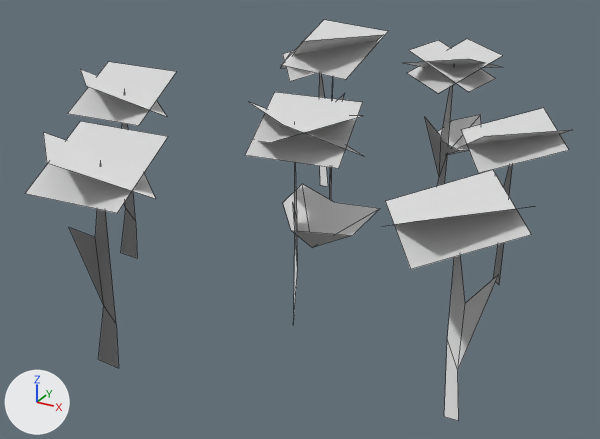
A saved change to the OBJ model Assets/Media/Models/grass flowers mush/flower group01.obj.
One viewpoint serves both versions: a 50 mm camera at (102.7, -196.8, 111.4) aimed at (0.7, -11.2, 18.6). Arrows for +X, +Y and +Z are at lower left; the lights stay in place. Mesh edges are drawn as thin lines. Where no turn or scale is listed for an object, it has been applied to the vertices.

The first picture shows 'Flower_13_LOD0'.
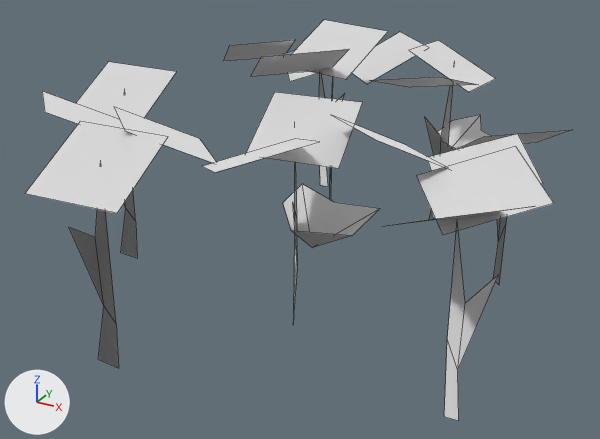
Edits to the bpy script that builds the scene:
```text
Change me_flower_13_lod0:
    where me_flower_13_lod0.from_pydata(...)  # 142 vertices, 50 faces; spans x -67.0..73.0, y -85.0..76.0, z -2.0..65.0
    used by ob_flower_13_lod0; location = (0.0, 0.0, 0.0)
    me_flower_13_lod0 part 1: the loose piece of 4 vertices spanning x -67.0..-36.0, y -36.0..-5.0, z 45.0..56.0 is moved by (8.0, -23.0, 0.0)
    me_flower_13_lod0 part 2: the loose piece of 4 vertices spanning x -21.0..10.0, y 5.0..36.0, z 54.0..65.0 is moved by (0.0, -22.0, 0.0)
    me_flower_13_lod0 part 3: the loose piece of 4 vertices spanning x 35.0..66.0, y 0.0..30.0, z 37.0..48.0 is moved by (0.0, -26.0, 0.0)
    me_flower_13_lod0 part 4: the loose piece of 4 vertices spanning x -47.0..-16.0, y 45.0..76.0, z 41.0..52.0 is moved by (-24.0, 0.0, 0.0)
    me_flower_13_lod0 part 5: the loose piece of 4 vertices spanning x 4.0..35.0, y 39.0..70.0, z 45.0..56.0 is moved by (-24.0, 0.0, 0.0)
    me_flower_13_lod0 part 6: the loose piece of 4 vertices spanning x 6.0..33.0, y 42.0..67.0, z 45.0..56.0 is moved by (0.0, -25.0, 0.0)
    me_flower_13_lod0 part 7: the loose piece of 4 vertices spanning x -33.0..-1.0, y -85.0..-54.0, z 45.0..56.0 is moved by (0.0, 24.0, 0.0)
    me_flower_13_lod0 part 8: the loose piece of 4 vertices spanning x -5.0..26.0, y -43.0..-10.0, z 45.0..56.0 is moved by (0.0, -22.0, 0.0)
    me_flower_13_lod0 part 9: the loose piece of 4 vertices spanning x -5.0..26.0, y -41.0..-11.0, z 45.0..56.0 is moved by (23.0, 0.0, 0.0)
    me_flower_13_lod0 part 10: the loose piece of 4 vertices spanning x 41.0..73.0, y -66.0..-35.0, z 41.0..52.0 is moved by (0.0, 17.0, 0.0)
```

Changed parts and their boxes (x1, y1, x2, y2) in the pictures (600 x 439 px; the box of a moved part takes in the faces that stretch with it):
part 1 of me_flower_13_lod0, moved or reshaped
    before: (80, 69, 166, 116)
    after: (42, 91, 124, 129)
part 2 of me_flower_13_lod0, moved or reshaped
    before: (293, 35, 382, 55)
    after: (251, 49, 349, 76)
part 3 of me_flower_13_lod0, moved or reshaped
    before: (461, 108, 569, 173)
    after: (428, 134, 543, 184)
part 4 of me_flower_13_lod0, moved or reshaped
    before: (281, 52, 293, 68)
    after: (224, 40, 295, 61)
part 5 of me_flower_13_lod0, moved or reshaped
    before: (407, 39, 502, 93)
    after: (352, 32, 429, 84)
part 6 of me_flower_13_lod0, moved or reshaped
    before: (406, 59, 502, 68)
    after: (371, 77, 477, 87)
part 7 of me_flower_13_lod0, moved or reshaped
    before: (43, 132, 155, 199)
    after: (114, 107, 216, 163)
part 8 of me_flower_13_lod0, moved or reshaped
    before: (260, 116, 360, 143)
    after: (203, 139, 318, 172)
part 9 of me_flower_13_lod0, moved or reshaped
    before: (249, 102, 362, 155)
    after: (332, 115, 446, 168)
part 10 of me_flower_13_lod0, moved or reshaped
    before: (386, 170, 532, 269)
    after: (416, 146, 553, 235)
